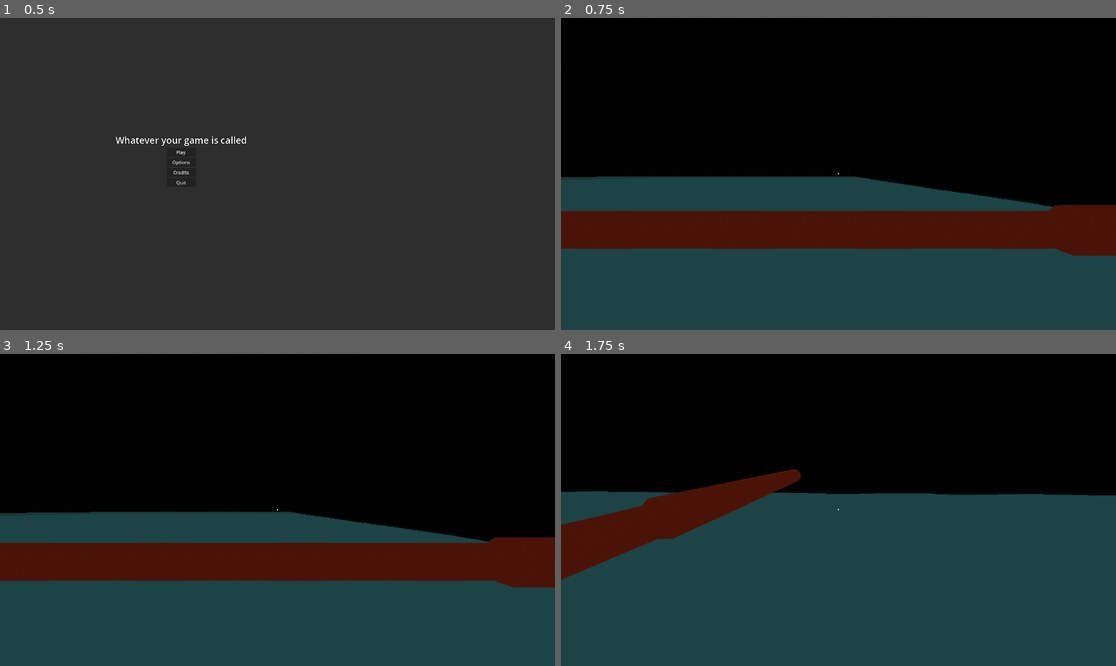
Above: before the commit, frames 1-4 (two rows, left to right).
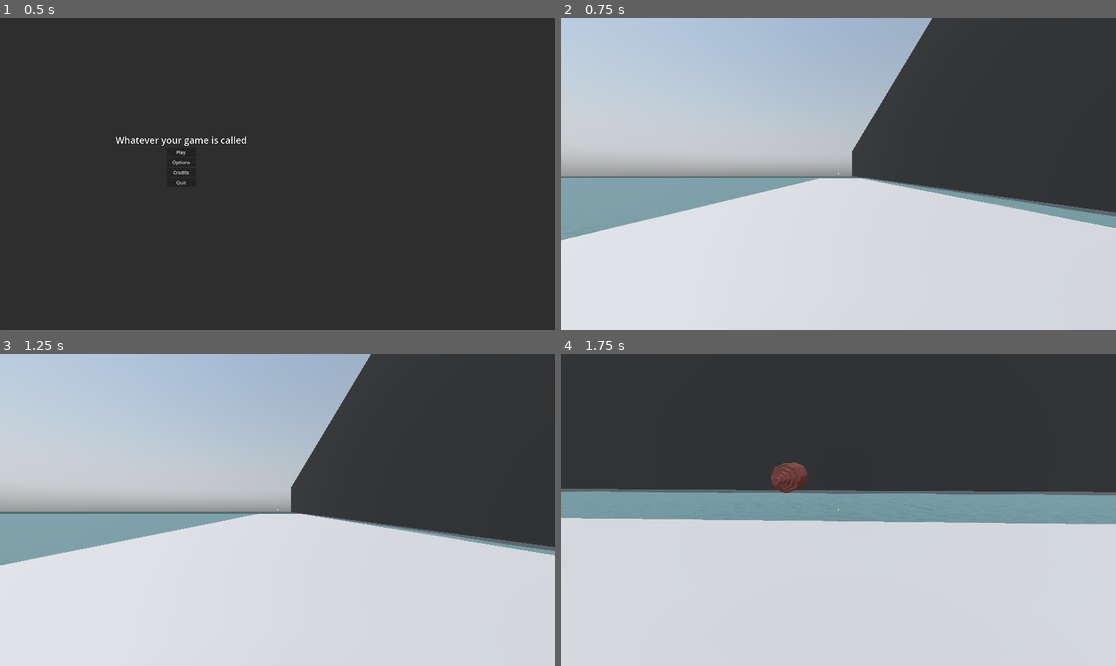
Above: after the commit, the same moments.

Repository: Nazsgull/FPS_Godot
Game: Godot game, scene res://scenes/UI/main_menu.tscn
The game is run twice, just before and just after one commit, with the same random seed, the same clock (stepped at 60 frames per second) and the same inputs.
Inputs (mouse positions are in pixels of both pictures, inside the frame that each line leads up to):
- Up to frame 1 (0.5 s): no input
- Up to frame 2 (0.75 s): click "Play" at 0.5 s
- Up to frame 3 (1.25 s): no input
- Up to frame 4 (1.75 s): tap Enter (ui_accept) at 1.25, 1.52 s; move the mouse to (866, 510) at 1.27 s; hold W (forward) from 1.28 s (still down); tap E (interact) at 1.35 s

Frame 1 is identical in both runs. In frame 2, 100% of the frame differs, in the area x 0-100%, y 0-100%; in frame 3, 100%; in frame 4, 100%.

Commit message:
Mapa y pistón

Diff:
--- a/assets/materials/oxido_hierro.tres
+++ b/assets/materials/oxido_hierro.tres
@@ -2,8 +2,9 @@
 
 [sub_resource type="FastNoiseLite" id="FastNoiseLite_k48at"]
 noise_type = 3
-seed = 45
-fractal_octaves = 10
+seed = 47
+frequency = 0.0077
+fractal_octaves = 8
 fractal_gain = 1.99
 
 [sub_resource type="NoiseTexture2D" id="NoiseTexture2D_b0385"]
@@ -14,4 +15,7 @@
 [resource]
 albedo_color = Color(0.607843, 0.184314, 0.109804, 1)
 albedo_texture = SubResource("NoiseTexture2D_b0385")
-uv1_scale = Vector3(1.025, 50, 1.025)
+ao_enabled = true
+ao_light_affect = 1.0
+ao_on_uv2 = true
+uv1_scale = Vector3(0.05, 0.5, 0.05)
--- a/assets/materials/oxido_hierro_corto.tres
+++ /dev/null
@@ -1,18 +0,0 @@
-[gd_resource type="StandardMaterial3D" load_steps=2 format=3 uid="uid://cktmelbe5vadx"]
-
-[ext_resource type="Texture2D" uid="uid://fkuiiq2gfiuu" path="res://assets/materials/rust_noise_2d.tres" id="1_jnejl"]
-
-[resource]
-resource_local_to_scene = true
-albedo_color = Color(0.607843, 0.184314, 0.109804, 1)
-albedo_texture = ExtResource("1_jnejl")
-metallic = 1.0
-metallic_specular = 0.0
-metallic_texture = ExtResource("1_jnejl")
-roughness_texture = ExtResource("1_jnejl")
-normal_enabled = true
-normal_texture = ExtResource("1_jnejl")
-clearcoat_enabled = true
-clearcoat_roughness = 1.0
-clearcoat_texture = ExtResource("1_jnejl")
-heightmap_texture = ExtResource("1_jnejl")
--- /dev/null
+++ b/assets/materials/underwater.gdshader
@@ -0,0 +1,7 @@
+shader_type fog;
+
+void fog() {
+	// Called once for every froxel that is touched by an axis-aligned bounding box
+	// of the associated FogVolume. This means that froxels that just barely touch
+	// a given FogVolume will still be used.
+}
--- a/scenes/UI/credits.gd
+++ b/scenes/UI/credits.gd
@@ -15,7 +15,7 @@
 	self.hide()
 	main_menu.show()
 
-func _process(delta):
+func _process(_delta):
 	handle_inputs()
 	if is_scroll_enabled:
 		autoscroll()
--- a/scenes/maps/WaryWaters_WallMap.tscn
+++ b/scenes/maps/WaryWaters_WallMap.tscn
@@ -1,9 +1,10 @@
-[gd_scene load_steps=12 format=3 uid="uid://b2ddllldugrvc"]
+[gd_scene load_steps=13 format=3 uid="uid://b2ddllldugrvc"]
 
 [ext_resource type="PackedScene" uid="uid://g386sbqjtrjh" path="res://scenes/objects/water_plane.tscn" id="1_i0w1c"]
 [ext_resource type="Script" path="res://scripts/WaryWaters_WallMap.gd" id="1_yaoay"]
 [ext_resource type="PackedScene" uid="uid://cf6it4ih04vwy" path="res://scenes/objects/piston.tscn" id="2_f6ewe"]
 [ext_resource type="PackedScene" uid="uid://hob0odd0bhgw" path="res://scenes/objects/player.tscn" id="4_a02oc"]
+[ext_resource type="PackedScene" uid="uid://4asvsxmij85k" path="res://scenes/objects/button_fancy.tscn" id="5_jhipa"]
 
 [sub_resource type="StandardMaterial3D" id="StandardMaterial3D_x07qw"]
 albedo_color = Color(0, 0, 0, 1)
@@ -27,6 +28,7 @@
 
 [sub_resource type="Environment" id="Environment_j68he"]
 background_mode = 2
+background_color = Color(1, 1, 1, 1)
 background_energy_multiplier = 5.0
 sky = SubResource("Sky_86fsu")
 ambient_light_source = 2
@@ -43,7 +45,7 @@
 script = ExtResource("1_yaoay")
 
 [node name="water_plane" parent="." instance=ExtResource("1_i0w1c")]
-transform = Transform3D(500, 0, 0, 0, 500, 0, 0, 0, 500, 0, 0, 0)
+transform = Transform3D(500, 0, 0, 0, 500, 0, 0, 0, 500, -500, 0, 0)
 
 [node name="the_wall" type="MeshInstance3D" parent="."]
 transform = Transform3D(1, 0, 0, 0, 1, 0, 0, 0, 1, 0, 25, 0)
@@ -51,7 +53,7 @@
 skeleton = NodePath("../WorldEnvironment")
 
 [node name="ocean_bottom" type="MeshInstance3D" parent="."]
-transform = Transform3D(1, 0, 0, 0, 1, 0, 0, 0, 1, 0, -1, 0)
+transform = Transform3D(1, 0, 0, 0, 1, 0, 0, 0, 1, -1000, -1, 0)
 material_override = SubResource("StandardMaterial3D_n5ok6")
 mesh = SubResource("PlaneMesh_cqwrx")
 
@@ -59,13 +61,21 @@
 environment = SubResource("Environment_j68he")
 
 [node name="Piston" parent="." instance=ExtResource("2_f6ewe")]
-transform = Transform3D(1.19249e-08, 0, -1, 0, 1, 0, 1, 0, 1.19249e-08, 0, 5, 0)
+transform = Transform3D(-8.74228e-08, 0, -2, 0, 2, 0, 2, 0, -8.74228e-08, -10, 5, -4.37114e-07)
 
 [node name="player" parent="." instance=ExtResource("4_a02oc")]
 transform = Transform3D(1, 0, 0, 0, 1, 0, 0, 0, 1, -70, 8, 17)
 
+[node name="DirectionalLight3D" type="DirectionalLight3D" parent="."]
+transform = Transform3D(0.965926, 0, -0.258819, 0.258819, 1.31134e-07, 0.965926, 3.394e-08, -1, 1.26666e-07, 0, 0, 0)
+
+[node name="Button_fancy" parent="." instance=ExtResource("5_jhipa")]
+transform = Transform3D(0.241718, -0.43769, 0, 0.43769, 0.241718, 0, 0, 0, 0.5, -67.5166, 8.87538, 18)
+
 [node name="CSGBox3D" type="CSGBox3D" parent="."]
-transform = Transform3D(1, 0, 0, 0, 1, 0, 0, 0, 1, -71, 7, 19.5)
+transform = Transform3D(1, 0, 0, 0, 1, 0, 0, 0, 1, -69, 7, 18)
 use_collision = true
 collision_layer = 4
-size = Vector3(10, 1, 7)
+size = Vector3(20, 1, 200)
+
+[connection signal="interacted" from="Button_fancy" to="Piston" method="_on_button_fancy_interacted"]
--- a/scenes/objects/piston.tscn
+++ b/scenes/objects/piston.tscn
@@ -35,7 +35,7 @@
 tracks/2/loop_wrap = true
 tracks/2/keys = {
 "handle_modes": PackedInt32Array(0),
-"points": PackedFloat32Array(26, -0.25, 0, 0.25, 0),
+"points": PackedFloat32Array(-24, -0.25, 0, 0.25, 0),
 "times": PackedFloat32Array(0)
 }
 tracks/3/type = "bezier"
@@ -68,7 +68,7 @@
 tracks/5/loop_wrap = true
 tracks/5/keys = {
 "handle_modes": PackedInt32Array(0),
-"points": PackedFloat32Array(76, -0.25, 0, 0.25, 0),
+"points": PackedFloat32Array(-23, -0.25, 0, 0.25, 0),
 "times": PackedFloat32Array(0)
 }
 tracks/6/type = "bezier"
@@ -101,7 +101,7 @@
 tracks/8/loop_wrap = true
 tracks/8/keys = {
 "handle_modes": PackedInt32Array(0),
-"points": PackedFloat32Array(126, -0.25, 0, 0.25, 0),
+"points": PackedFloat32Array(-22, -0.25, 0, 0.25, 0),
 "times": PackedFloat32Array(0)
 }
 tracks/9/type = "bezier"
@@ -134,7 +134,7 @@
 tracks/11/loop_wrap = true
 tracks/11/keys = {
 "handle_modes": PackedInt32Array(0),
-"points": PackedFloat32Array(176, -0.25, 0, 0.25, 0),
+"points": PackedFloat32Array(-21, -0.25, 0, 0.25, 0),
 "times": PackedFloat32Array(0)
 }
 tracks/12/type = "bezier"
@@ -167,7 +167,7 @@
 tracks/14/loop_wrap = true
 tracks/14/keys = {
 "handle_modes": PackedInt32Array(0),
-"points": PackedFloat32Array(226, -0.25, 0, 0.25, 0),
+"points": PackedFloat32Array(-20, -0.25, 0, 0.25, 0),
 "times": PackedFloat32Array(0)
 }
 
@@ -348,24 +348,165 @@
 }
 
 [node name="Piston" type="Node3D"]
+transform = Transform3D(1, 0, 0, 0, 1, 0, 0, 0, 1, 0, 0, 0)
 script = ExtResource("1_lnyyp")
 
 [node name="piston_1" parent="." instance=ExtResource("1_4leyo")]
-transform = Transform3D(-1, 0, -8.74228e-08, 0, 1, 0, 8.74228e-08, 0, -1, 2.1506e-05, 0, 226)
+transform = Transform3D(-0.923879, 0.382683, -1.50996e-07, 0.382683, 0.923879, -3.3413e-08, 1.26715e-07, -8.86531e-08, -1, 2.1506e-05, 0, -20)
+
+[node name="pasarela_1" type="Node3D" parent="piston_1"]
+transform = Transform3D(-0.92388, 0.382683, 1.26715e-07, 0.382683, 0.92388, -8.86532e-08, -1.50996e-07, -3.3413e-08, -1, 0.191357, 0.461932, 25)
+
+[node name="CSGBox3D" type="CSGBox3D" parent="piston_1/pasarela_1"]
+transform = Transform3D(0.999994, 0, 0, 0, 0.999994, 0, 0, 0, 1, 0, -0.48, 25)
+layers = 0
+use_collision = true
+collision_layer = 4
+collision_mask = 0
+size = Vector3(0.075, 1, 50)
+
+[node name="CSGBox3D2" type="CSGBox3D" parent="piston_1/pasarela_1"]
+transform = Transform3D(0.723203, -0.690625, 0, 0.690625, 0.723203, 0, 0, 0, 1, 0.373224, -0.392599, 25)
+layers = 0
+use_collision = true
+collision_layer = 4
+collision_mask = 0
+size = Vector3(0.075, 1, 50)
+
+[node name="CSGBox3D3" type="CSGBox3D" parent="piston_1/pasarela_1"]
+transform = Transform3D(-0.722962, -0.690877, 0, 0.690877, -0.722962, 0, 0, 0, 1, -0.373, -0.393, 25)
+layers = 0
+use_collision = true
+collision_layer = 4
+collision_mask = 0
+size = Vector3(0.075, 1, 50)
 
 [node name="piston_2" parent="." instance=ExtResource("1_4leyo")]
-transform = Transform3D(-1.4, 0, -8.74228e-08, 0, 1.4, 0, 1.22392e-07, 0, -1, 1.72223e-05, 0, 176)
+transform = Transform3D(-1.29343, 0.535757, -1.50996e-07, 0.535757, 1.29343, -3.3413e-08, 1.77401e-07, -1.24114e-07, -1, 1.72223e-05, 0, -21)
+
+[node name="pasarela_2" type="Node3D" parent="piston_2"]
+transform = Transform3D(-0.92388, 0.382683, 1.26715e-07, 0.382683, 0.92388, -8.86532e-08, -1.50996e-07, -3.3413e-08, -1, 0.191357, 0.461932, 25)
+
+[node name="CSGBox3D" type="CSGBox3D" parent="piston_2/pasarela_2"]
+transform = Transform3D(0.999994, 0, 0, 0, 0.999994, 0, 0, 0, 1, 0, -0.48, 25)
+layers = 0
+use_collision = true
+collision_layer = 4
+collision_mask = 0
+size = Vector3(0.075, 1, 50)
+
+[node name="CSGBox3D2" type="CSGBox3D" parent="piston_2/pasarela_2"]
+transform = Transform3D(0.723203, -0.690625, 0, 0.690625, 0.723203, 0, 0, 0, 1, 0.373224, -0.392599, 25)
+layers = 0
+use_collision = true
+collision_layer = 4
+collision_mask = 0
+size = Vector3(0.075, 1, 50)
+
+[node name="CSGBox3D3" type="CSGBox3D" parent="piston_2/pasarela_2"]
+transform = Transform3D(-0.722962, -0.690877, 0, 0.690877, -0.722962, 0, 0, 0, 1, -0.373, -0.393, 25)
+layers = 0
+use_collision = true
+collision_layer = 4
+collision_mask = 0
+size = Vector3(0.075, 1, 50)
 
 [node name="piston_3" parent="." instance=ExtResource("1_4leyo")]
-transform = Transform3D(-2, 0, -8.74228e-08, 0, 2, 0, 1.74846e-07, 0, -1, 1.29386e-05, 0, 126)
+transform = Transform3D(-1.84776, 0.765367, -1.50996e-07, 0.765367, 1.84776, -3.3413e-08, 2.53431e-07, -1.77306e-07, -1, 1.29386e-05, 0, -22)
+
+[node name="pasarela_3" type="Node3D" parent="piston_3"]
+transform = Transform3D(-0.92388, 0.382683, 1.26715e-07, 0.382683, 0.92388, -8.86532e-08, -1.50996e-07, -3.3413e-08, -1, 0.191357, 0.461932, 25)
+
+[node name="CSGBox3D" type="CSGBox3D" parent="piston_3/pasarela_3"]
+transform = Transform3D(0.999994, 0, 0, 0, 0.999994, 0, 0, 0, 1, 0, -0.48, 25)
+layers = 0
+use_collision = true
+collision_layer = 4
+collision_mask = 0
+size = Vector3(0.075, 1, 50)
+
+[node name="CSGBox3D2" type="CSGBox3D" parent="piston_3/pasarela_3"]
+transform = Transform3D(0.723203, -0.690625, 0, 0.690625, 0.723203, 0, 0, 0, 1, 0.373224, -0.392599, 25)
+layers = 0
+use_collision = true
+collision_layer = 4
+collision_mask = 0
+size = Vector3(0.075, 1, 50)
+
+[node name="CSGBox3D3" type="CSGBox3D" parent="piston_3/pasarela_3"]
+transform = Transform3D(-0.722962, -0.690877, 0, 0.690877, -0.722962, 0, 0, 0, 1, -0.373, -0.393, 25)
+layers = 0
+use_collision = true
+collision_layer = 4
+collision_mask = 0
+size = Vector3(0.075, 1, 50)
 
 [node name="piston_4" parent="." instance=ExtResource("1_4leyo")]
-transform = Transform3D(-2.9, 0, -1.50996e-07, 0, 2.9, 0, 4.37888e-07, 0, -1, 1.49486e-05, 0, 76)
+transform = Transform3D(-2.67925, 1.10978, -1.50996e-07, 1.10978, 2.67925, -5.77106e-08, 3.40509e-07, -3.22193e-07, -1, 1.49486e-05, 0, -23)
+
+[node name="pasarela_4" type="Node3D" parent="piston_4"]
+transform = Transform3D(-0.92388, 0.382683, 1.26715e-07, 0.382683, 0.92388, -8.86532e-08, -1.50996e-07, -3.3413e-08, -1, 0.191357, 0.461932, 25)
+
+[node name="CSGBox3D" type="CSGBox3D" parent="piston_4/pasarela_4"]
+transform = Transform3D(0.999994, 0, 0, 0, 0.999994, 0, 0, 0, 1, 0, -0.48, 25)
+layers = 0
+use_collision = true
+collision_layer = 4
+collision_mask = 0
+size = Vector3(0.075, 1, 50)
+
+[node name="CSGBox3D2" type="CSGBox3D" parent="piston_4/pasarela_4"]
+transform = Transform3D(0.723203, -0.690625, 0, 0.690625, 0.723203, 0, 0, 0, 1, 0.373224, -0.392599, 25)
+layers = 0
+use_collision = true
+collision_layer = 4
+collision_mask = 0
+size = Vector3(0.075, 1, 50)
+
+[node name="CSGBox3D3" type="CSGBox3D" parent="piston_4/pasarela_4"]
+transform = Transform3D(-0.722962, -0.690877, 0, 0.690877, -0.722962, 0, 0, 0, 1, -0.373, -0.393, 25)
+layers = 0
+use_collision = true
+collision_layer = 4
+collision_mask = 0
+size = Vector3(0.075, 1, 50)
 
 [node name="piston_5" parent="." instance=ExtResource("1_4leyo")]
-transform = Transform3D(-3.9, 0, -1.50996e-07, 0, 3.9, 0, 5.88884e-07, 0, -1, 7.54979e-06, 0, 26)
+transform = Transform3D(-3.60313, 1.49247, -1.50996e-07, 1.49247, 3.60313, -5.77106e-08, 4.57926e-07, -4.33295e-07, -1, 7.54979e-06, 0, -24)
+
+[node name="pasarela5" type="Node3D" parent="piston_5"]
+transform = Transform3D(-0.92388, 0.382683, 1.26715e-07, 0.382683, 0.92388, -8.86532e-08, -1.50996e-07, -3.3413e-08, -1, 0.191357, 0.461932, 25)
+
+[node name="CSGBox3D" type="CSGBox3D" parent="piston_5/pasarela5"]
+transform = Transform3D(0.999994, 0, 0, 0, 0.999994, 0, 0, 0, 1, 0, -0.48, 25)
+layers = 0
+use_collision = true
+collision_layer = 4
+collision_mask = 0
+size = Vector3(0.075, 1, 50)
+
+[node name="CSGBox3D2" type="CSGBox3D" parent="piston_5/pasarela5"]
+transform = Transform3D(0.723203, -0.690625, 0, 0.690625, 0.723203, 0, 0, 0, 1, 0.373224, -0.392599, 25)
+layers = 0
+use_collision = true
+collision_layer = 4
+collision_mask = 0
+size = Vector3(0.075, 1, 50)
+
+[node name="CSGBox3D3" type="CSGBox3D" parent="piston_5/pasarela5"]
+transform = Transform3D(-0.722962, -0.690877, 0, 0.690877, -0.722962, 0, 0, 0, 1, -0.373, -0.393, 25)
+layers = 0
+use_collision = true
+collision_layer = 4
+collision_mask = 0
+size = Vector3(0.075, 1, 50)
 
 [node name="AnimationPlayer" type="AnimationPlayer" parent="."]
 libraries = {
 "": SubResource("AnimationLibrary_lus7k")
 }
+
+[node name="Timer" type="Timer" parent="."]
+wait_time = 130.0
+
+[connection signal="timeout" from="Timer" to="." method="_on_timer_timeout"]
--- a/scripts/WaryWaters_WallMap.gd
+++ b/scripts/WaryWaters_WallMap.gd
@@ -4,7 +4,6 @@
 
 # Called when the node enters the scene tree for the first time.
 func _ready():
-	piston._extender()
 	pass
 
 
--- a/scripts/piston.gd
+++ b/scripts/piston.gd
@@ -1,8 +1,8 @@
 extends Node3D
 @onready var anim_player = $AnimationPlayer
-
-func _extender():
-	anim_player.play("movimiento",-1,10000,false)
+var estado = false
+func extender_retraer():
+	anim_player.play("movimiento")
 # Called when the node enters the scene tree for the first time.
 func _ready():
 	pass # Replace with function body.
@@ -11,3 +11,12 @@
 # Called every frame. 'delta' is the elapsed time since the previous frame.
 func _process(delta):
 	pass
+
+
+func _on_button_fancy_interacted(body):
+	extender_retraer()
+	pass # Replace with function body.
+
+
+func _on_timer_timeout():
+	pass # Replace with function body.
